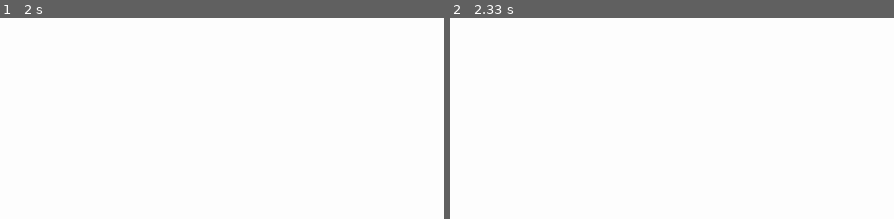
Above: before the commit, frames 1-2 (left to right).
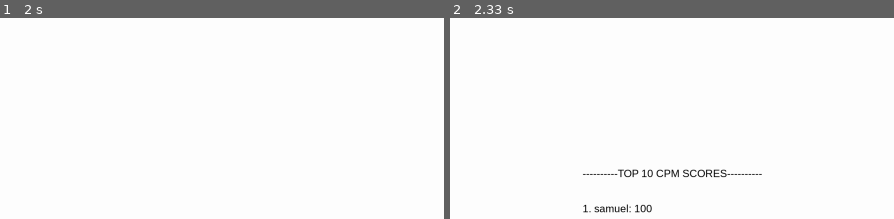
Above: after the commit, the same moments.

Repository: Parryhip/Final-Project-Pygame
Game: pygame game, started from cpm.py
Two runs of this game, one before a commit and one after it. Both use one fixed random seed, a clock stepped at 60 frames per second and the inputs below.
Inputs (mouse positions are % of the whole screen's width and height, from its top left):
- Up to frame 1 (2 s): click (51, 60) at 0.38 s; click (51, 68) at 0.72 s; click (19, 42) at 1.05 s; click (outside the picture) at 1.38 s
- Up to frame 2 (2.33 s): click "Go to Leaderboard" at 2.22 s
The pictures show only the part of the screen within x 25-75%, y 50-100%; the shares and areas given below are measured in that part.

Frame 1 is identical in both runs. In frame 2, 0.9% of the frame differs, in the area x 29-71%, y 75-98%.

Commit message:
started leaderboard stuff, finish it!

Diff:
--- a/cpm.py
+++ b/cpm.py
@@ -4,6 +4,10 @@
 import pygame
 pygame.init()
 from classes import Button
+
+#importing csv
+import csv
+
 
 #initializing pygame's window
 screen = pygame.display.set_mode((2560, 1375))
@@ -84,6 +88,9 @@
     cpmleaderboard = Button(2250, 1150, 250, 125, "Go to Leaderboard", "green", "blue")
     cpm_buttons.append(cpmleaderboard)
 
+    #adding the new score
+
+
     #after game loop
     while run:
         #clear screen
@@ -95,7 +102,7 @@
         #checking events
         for event in pygame.event.get():
             #checking if user wants to quit using X button
-            if event.type == pygame.QUIT:\
+            if event.type == pygame.QUIT:
                 #quit
                 run = False
 
@@ -128,12 +135,44 @@
         #clear screen
         screen.fill((255,255,255))
 
+        #cpm_scores
+        scores_for_cpm = []
+
+        #score surfaces
+        scoresurfaces = []
+
         #show leaderboard!
-        #----------------------------
+        with open("high_scores.csv", "r") as file:
+            csvreader = csv.reader(file)
+            next(csvreader)
+            for line in csvreader:
+                scores_for_cpm.append((line[0], line[1]))
+
+            #title
+            cpm_leaderboard_title = "----------TOP 10 CPM SCORES----------"
+
+            #surfaces
+            title_surface = font.render(cpm_leaderboard_title, True, (0,0,0))
+
+            num = 1
+
+            for score in scores_for_cpm:
+                scoresurfaces.append(font.render(f"{num}. {score[0]}: {score[1]}", True, (0,0,0)))
+                num += 1
+
 
         for event in pygame.event.get():
             if event.type == pygame.QUIT:
                 run = False
+
+        #variable for showing first score
+        position = (1000, 1100)
+
+        #surface showing
+        screen.blit(title_surface, (1000, 1000))
+        for surface in scoresurfaces:
+            screen.blit(surface, position)
+            position = (1000, position[1] + 30)
 
         #updating displays
         pygame.display.flip()
--- a/high_scores.csv
+++ b/high_scores.csv
@@ -1 +1,2 @@
-username, cpm score, tic tac toe score, platformer score, reaction speed score, pong score
+username,cpm score,tic tac toe score,platformer score,reaction speed score,pong score
+samuel,100,0,0,0,0
--- /dev/null
+++ b/leaderboard.py
@@ -0,0 +1,37 @@
+#Final Project: Leaderboard handling
+
+#importing csv
+import csv
+
+#function to input a score
+def input_score(username, score, position):
+    #finds the username line
+    with open("high_scores.csv", "r") as file:
+        csvreader = csv.reader(file)
+        next(file)
+        for line in csvreader:
+            if username == line[0]:
+                previousline = line
+                previouslineasalist = previousline.split(",")
+                break
+
+        #lines to rewrite
+        lines = []
+
+        #saves the previous lines
+        for line in csvreader:
+            if line == previousline:
+                continue
+            else:
+                lines.append(line)
+
+    #writes the new line
+    with open("high_scores.csv", "a+") as file:
+        itemsinnewline = []
+        num = 0
+        for item in previouslineasalist:
+            if num == position:
+                itemsinnewline.append(str(score))
+            else:
+                itemsinnewline.append(item)
+            num += 1
Empty file added: signin.txt
